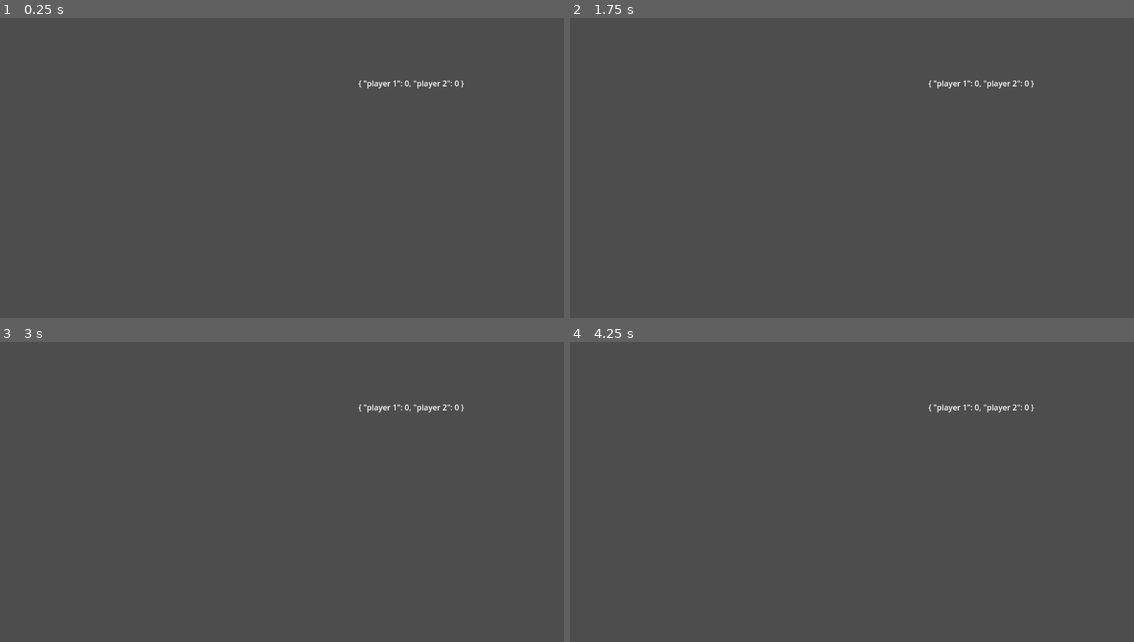
Above: before the commit, frames 1-4 (two rows, left to right).
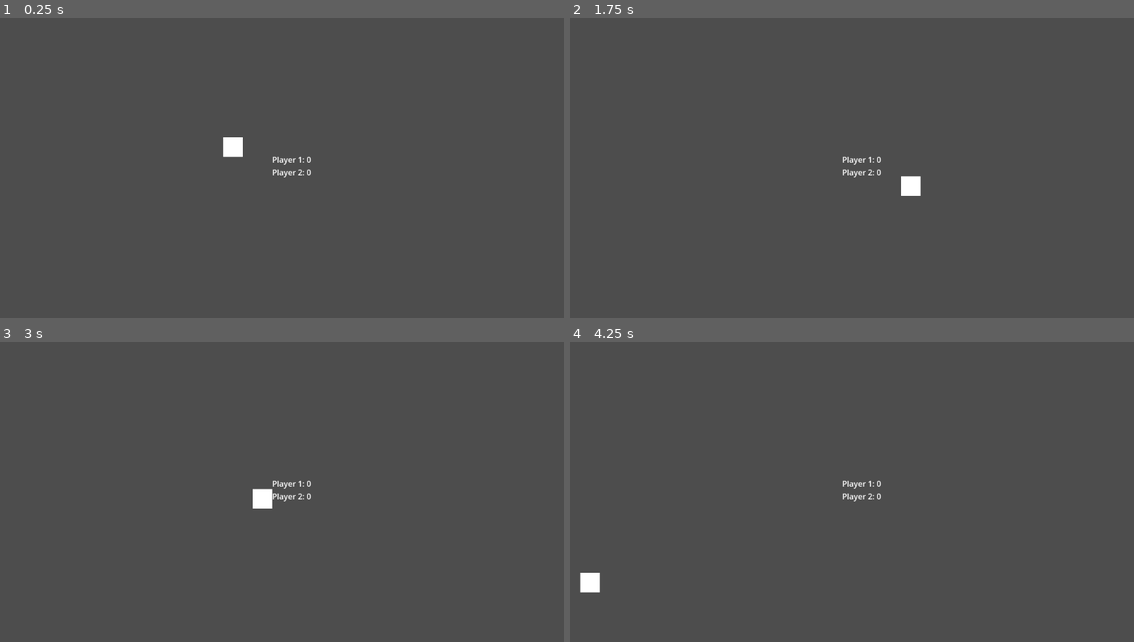
Above: after the commit, the same moments.

Repository: nigoi/pong_clone
Game: Godot game, scene res://scenes/main.tscn
Two runs of this game, one before a commit and one after it. Both use one fixed random seed, a clock stepped at 60 frames per second and the inputs below.
Inputs:
- Up to frame 1 (0.25 s): no input
- Up to frame 2 (1.75 s): no input
- Up to frame 3 (3 s): no input
- Up to frame 4 (4.25 s): no input

The runs differ from the first frame. In frame 1, 0.5% of the frame differs, in the area x 39-83%, y 20-54%; in frame 2, 0.5%; in frame 3, 0.5%; in frame 4, 0.6%, in the area x 1-83%, y 20-84%.

Commit message:
ball and score completed
- ball respawns on exceeding viewport x
- score updates based on wall signal

Diff:
--- a/project.godot
+++ b/project.godot
@@ -10,7 +10,7 @@
 
 [application]
 
-config/name="signal_test"
+config/name="pong_clone"
 run/main_scene="res://scenes/main.tscn"
 config/features=PackedStringArray("4.3", "Forward Plus")
 config/icon="res://icon.svg"
--- a/scenes/ball.tscn
+++ b/scenes/ball.tscn
@@ -1,6 +1,6 @@
 [gd_scene load_steps=3 format=3 uid="uid://0acd4nwq7kk0"]
 
-[ext_resource type="Script" path="res://scripts/rigid_body_2d.gd" id="1_6y6mc"]
+[ext_resource type="Script" path="res://scripts/ball.gd" id="1_6y6mc"]
 
 [sub_resource type="RectangleShape2D" id="RectangleShape2D_qmsys"]
 size = Vector2(39, 42)
--- a/scenes/main.tscn
+++ b/scenes/main.tscn
@@ -9,10 +9,18 @@
 script = ExtResource("1_jufgc")
 
 [node name="Label" type="Label" parent="."]
-offset_left = 732.0
-offset_top = 155.0
-offset_right = 772.0
-offset_bottom = 178.0
+anchors_preset = 8
+anchor_left = 0.5
+anchor_top = 0.5
+anchor_right = 0.5
+anchor_bottom = 0.5
+offset_left = -20.0
+offset_top = -11.5
+offset_right = 20.0
+offset_bottom = 11.5
+grow_horizontal = 2
+grow_vertical = 2
+horizontal_alignment = 1
 script = ExtResource("3_57vao")
 
 [node name="walls" type="Node" parent="."]
--- a/scripts/rigid_body_2d.gd
+++ b/scripts/ball.gd
@@ -1,6 +1,8 @@
 extends RigidBody2D
 var velocity = Vector2.ZERO
 var speed = 400
+var view_port = Vector2.ZERO
+signal respawn
 
 func start_direction():
 	var start = randi_range(1, 2)
@@ -11,12 +13,15 @@
 	velocity.y = randf_range(-1, 1)
 
 func _ready() -> void:
+	view_port = get_viewport().size
 	start_direction()
-	position = get_viewport().size / 2
+	position = view_port / 2
+	print(view_port.x + 5)
 
 func _physics_process(delta: float) -> void:
 	var collision = move_and_collide(velocity * speed * delta)
 	if collision:
 		velocity = velocity.bounce(collision.get_normal())
-	if position.x == get_viewport().size.x + 5 or get_viewport().size.x - 5:
-		queue_free()
+	if position.x > view_port.x or position.x < 0:
+		self.queue_free()
+		emit_signal("respawn")
--- a/scripts/label.gd
+++ b/scripts/label.gd
@@ -1,13 +1,15 @@
 extends Label
 var score = {"player 1": 0, "player 2": 0}
+var score_text = "Player 1: " + str(score ["player 1"]) + "\nPlayer 2: " + str(score ["player 2"])
 
 func _on_player_wall_body_entered(body: Node2D) -> void:
 	score ["player 1"] += 1
-	text = str(score)
+	text = score_text
 
 func _on_player_wall_2_body_exited(body: Node2D) -> void:
 	score ["player 1"] += 1
-	text = str(score)
+	text = score_text
 
 func _ready() -> void:
-	text = str(score)
+	position = get_viewport().size / 2
+	text = score_text
--- a/scripts/main.gd
+++ b/scripts/main.gd
@@ -8,4 +8,4 @@
 	var ball_preload = preload("res://scenes/ball.tscn")
 	ball = ball_preload.instantiate()
 	add_child(ball)
-	#ball.connect("hit", self.respawn)
+	ball.connect("respawn", self.respawn)
